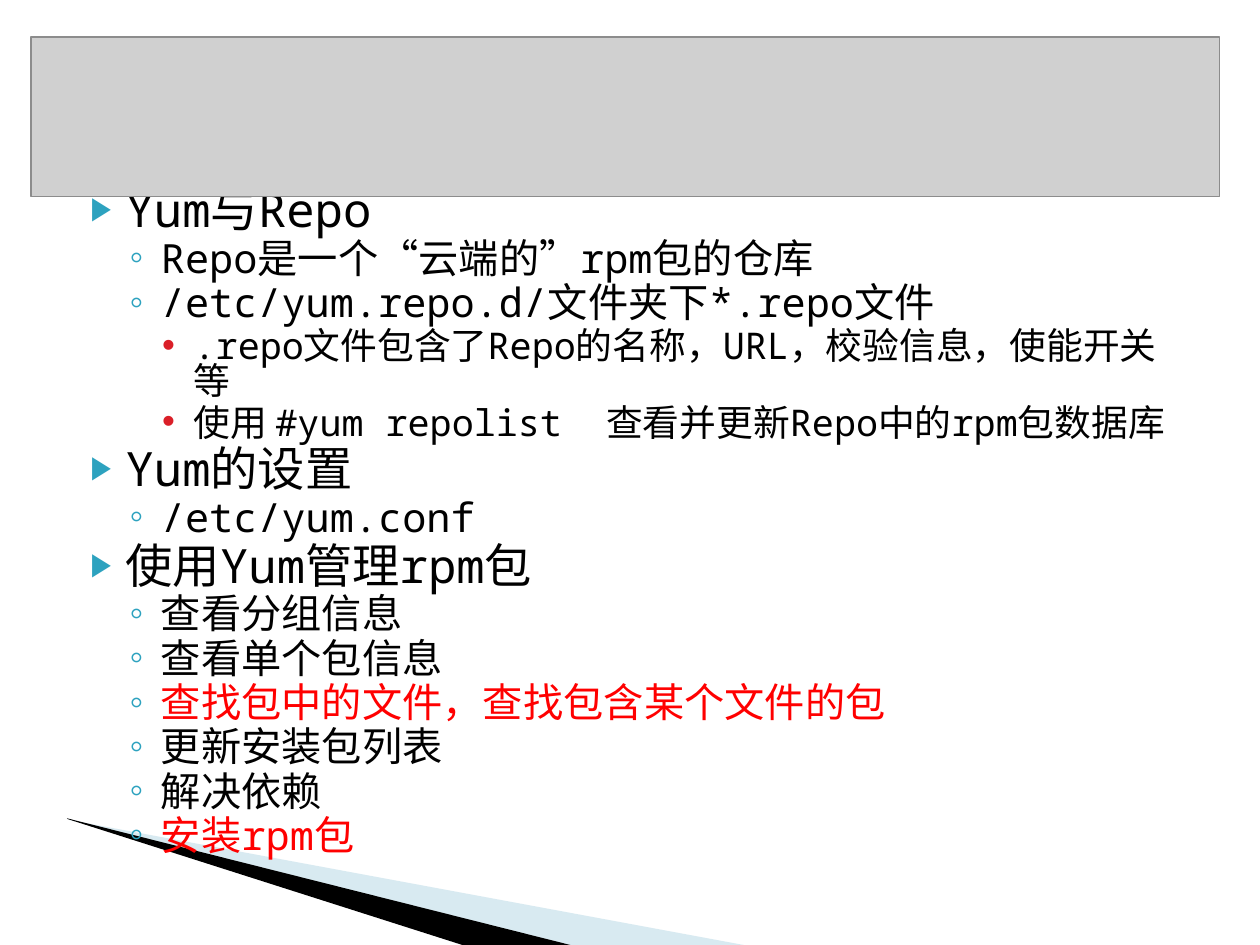
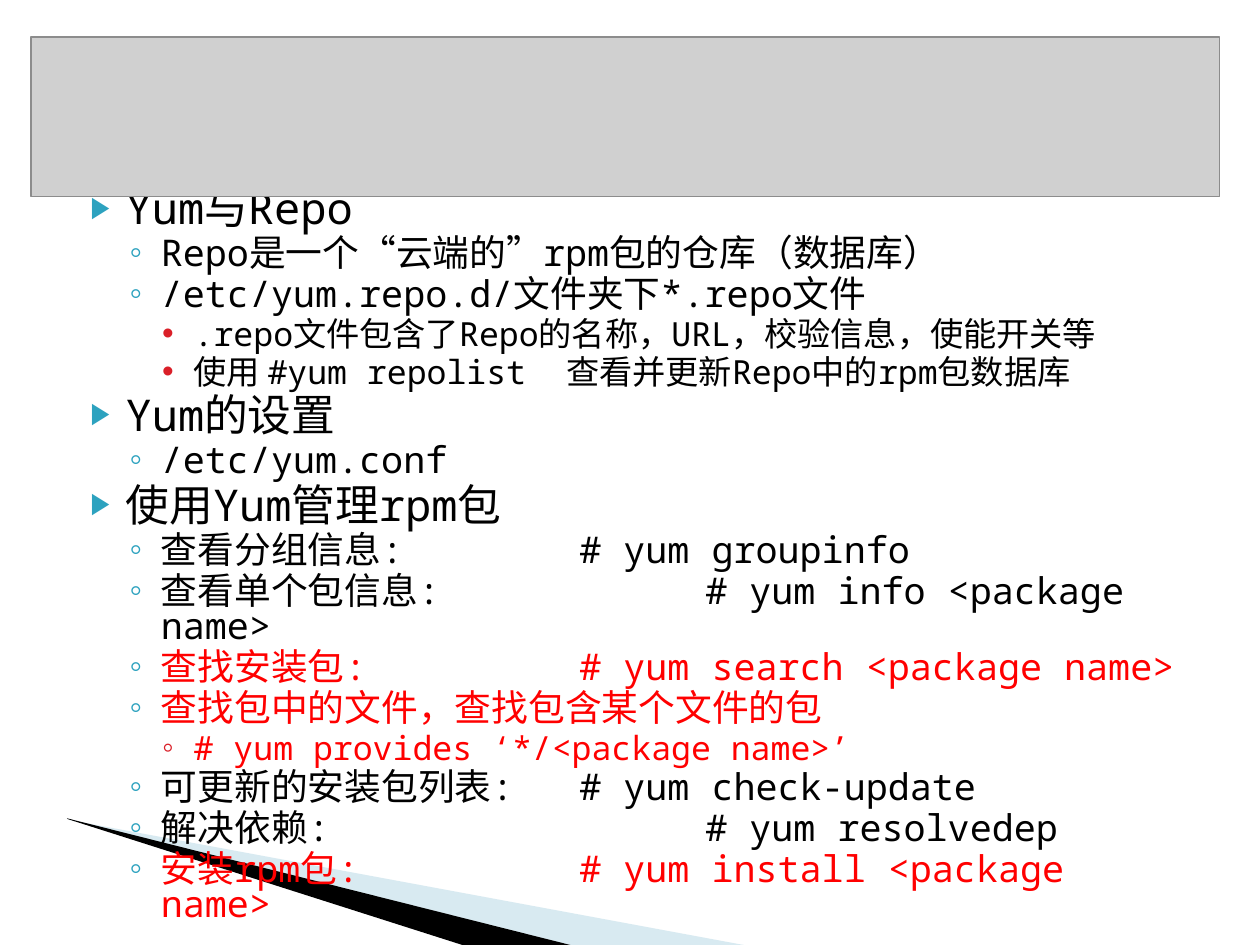
Before and after one commit to L3w1s-L1u/_outline, a slide deck: slide 7 of Linux_Server_2015/Linux包管理器和源码编译.ppt. Drawn at 1260x945 pixels with LibreOffice and Linux fonts; fonts in the diff are those of the drawing; grey boxes stand for pictures; background and template pictures are left out. Boxes give left, top, right and bottom in pixels: in the first picture for what was removed or moved away, otherwise in the second. Text is boxed around its words. In the diff, an @@ line names an element or a change of style, - is before the commit and + after.

```diff
--- a/Linux_Server_2015/Linux包管理器和源码编译.ppt
+++ b/Linux_Server_2015/Linux包管理器和源码编译.ppt
@@ text at (126,184,1096,725): size 27 to 25 pt in "Yum与Repo", "Yum的设置", "使用Yum管理rpm包"; size 23 to 21 pt in "/etc/yum.repo.d/文件夹下*.repo文件", "/etc/yum.conf", "查找包中的文件，查找包含某个文件的包"; size 21 to 19 pt in ".repo文件包含了Repo的名称，URL，校验信息，使能开关等", "使用 #yum repolist 查看并更新Repo中的rpm包数据库" @@
@@ text at (161,233,940,277): text changed; size 23 to 21 pt @@
-  ◦ Repo是一个“云端的”rpm包的仓库
+  ◦ Repo是一个“云端的”rpm包的仓库（数据库）
@@ text at (161,531,1174,691): text changed; size 23 to 21 pt @@
-  ◦ 查看分组信息
-  ◦ 查看单个包信息
+  ◦ 查看分组信息: # yum groupinfo
+  ◦ 查看单个包信息: # yum info <package name>
+  ◦ 查找安装包: # yum search <package name>
@@ text at (161,734,1064,892): text changed; size 23 to 21 pt; text colour #000000 to #FF0000 @@
-  ◦ 更新安装包列表
-  ◦ 解决依赖
-  ◦ 安装rpm包
+    ◦ # yum provides ‘*/<package name>’
+  ◦ 可更新的安装包列表: # yum check-update
+  ◦ 解决依赖: # yum resolvedep
+  ◦ 安装rpm包: # yum install <package name>
```
Also in this commit, not shown: 5 slides added.
